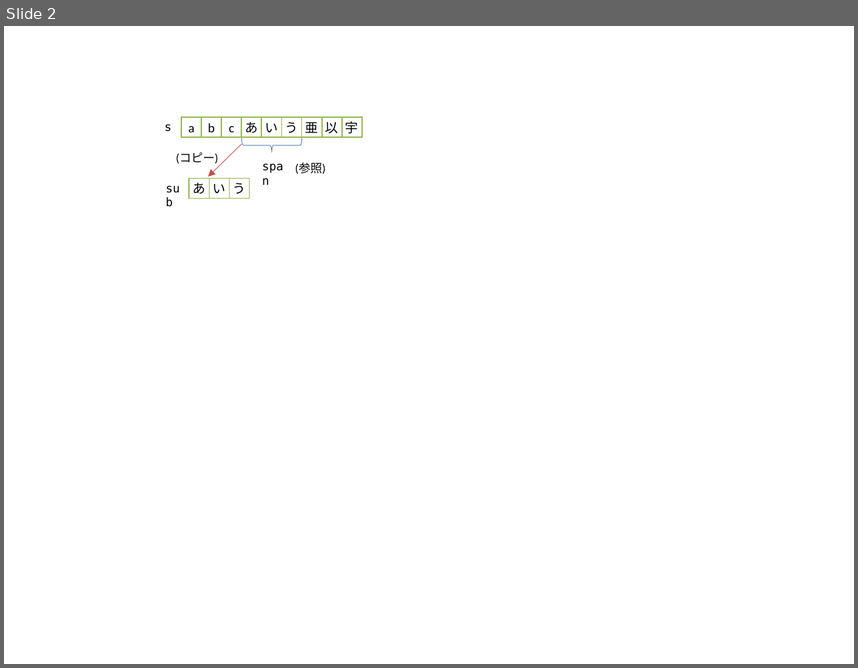
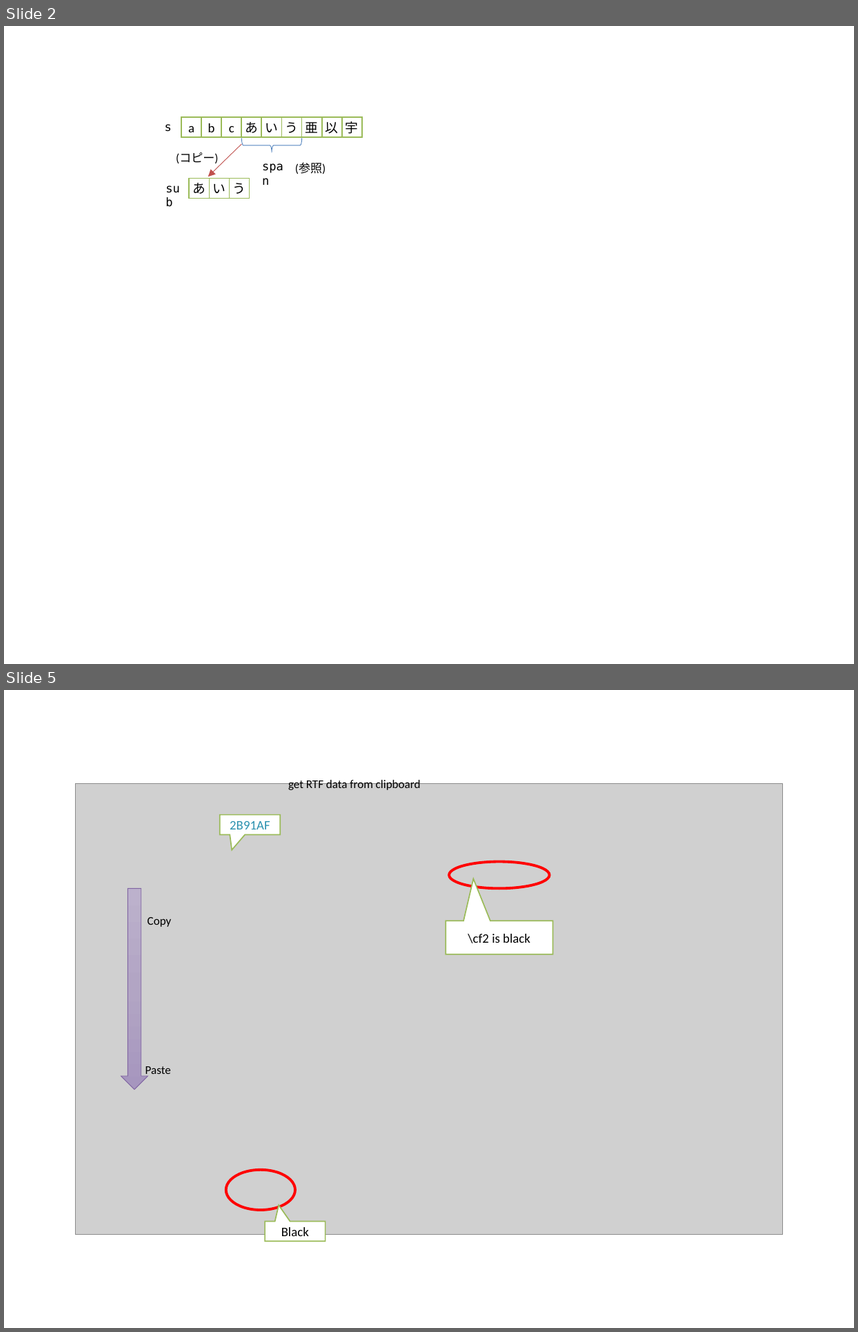
Before and after one commit to ufcpp/UfcppSample, a slide deck: Chapters/Resource/fig/fig span.pptx. Shown one above the other, each under a label of ours: slide 2 before the commit, slides 2 and 5 after it; the slides between them are not shown. The pictures are 858x668 and 858x1332 pixels, drawn with LibreOffice and Linux fonts; fonts in the diff are those of the drawing; grey boxes stand for pictures. Boxes give left, top, right and bottom in pixels: in the first picture for what was removed or moved away, otherwise in the second. Text is boxed around its words. In the diff, an @@ line names an element or a change of style, - is before the commit and + after.

```diff
--- a/Chapters/Resource/fig/fig span.pptx
+++ b/Chapters/Resource/fig/fig span.pptx
@@ slide 5 added at [4,690,854,1328], background #FFFFFF @@
@@ picture added at [75,784,783,1234] @@
@@ text added at [288,778,421,790], 10 pt, text #000000 @@
+get RTF data from clipboard
@@ speech box added at [220,815,280,834], fill #FFFFFF, outline #9BBB59 1 pt, 11 pt, text #2B91AF @@
+2B91AF
@@ ellipse added at [450,862,550,888], outline #FF0000 2.25 pt @@
@@ down arrow added at [121,888,148,1089], fill gradient #BDB2CD to #B2A5C4 to #A796BE, outline #8064A2 0.5 pt @@
@@ text added at [148,917,172,927], 10 pt, text #000000 @@
+Copy
@@ speech box added at [446,920,553,954], fill #FFFFFF, outline #9BBB59 1 pt, 11 pt, text #000000 @@
+\cf2 is black
@@ text added at [145,1066,171,1077], 10 pt, text #000000 @@
+Paste
@@ ellipse added at [226,1170,294,1210], outline #FF0000 2.25 pt @@
@@ speech box added at [265,1221,326,1241], fill #FFFFFF, outline #9BBB59 1 pt, 11 pt, text #000000 @@
+Black
```
Also in this commit, not shown: 1 slide changed, 1 other slide added, 1 slide removed.
